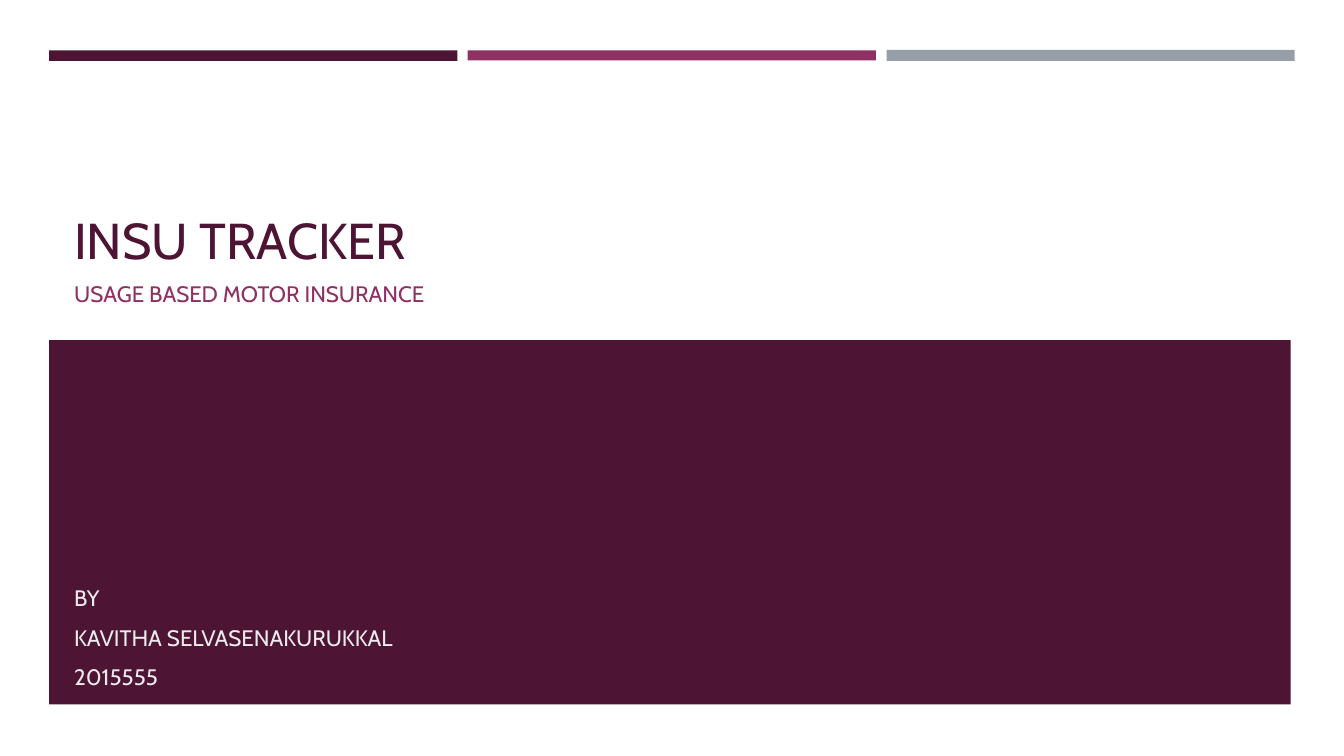
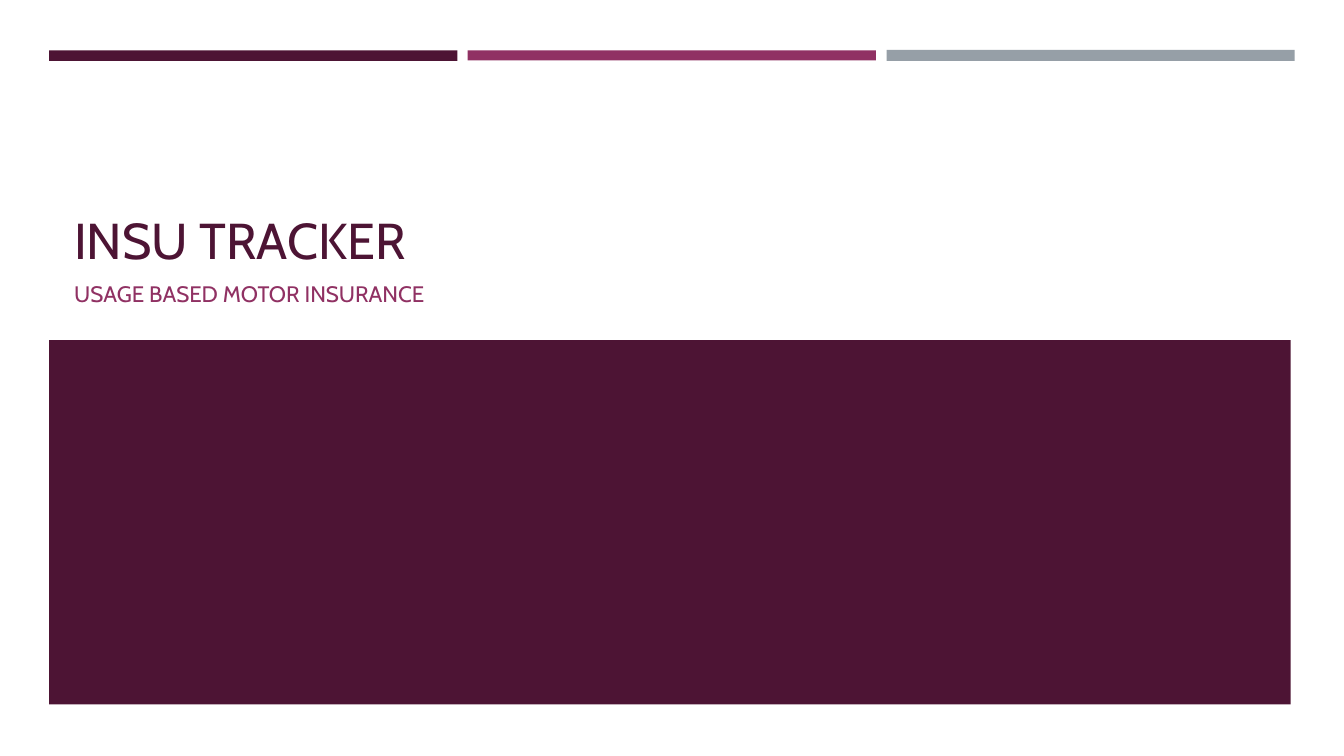
Before and after one commit to Sabthavi94/Insu-Tracker, a slide deck: slide 1 of Insu Tracker Prototype presentation.pptx. Drawn at 1344x756 pixels with LibreOffice and Linux fonts; fonts in the diff are those of the drawing. Boxes give left, top, right and bottom in pixels: in the first picture for what was removed or moved away, otherwise in the second. Text is boxed around its words. In the diff, an @@ line names an element or a change of style, - is before the commit and + after.

Commit message:
final commit

```diff
--- a/Insu Tracker Prototype presentation.pptx
+++ b/Insu Tracker Prototype presentation.pptx
@@ text removed at bbox=[74, 590, 393, 686] @@
-BY
-KAVITHA SELVASENAKURUKKAL
-2015555
```
